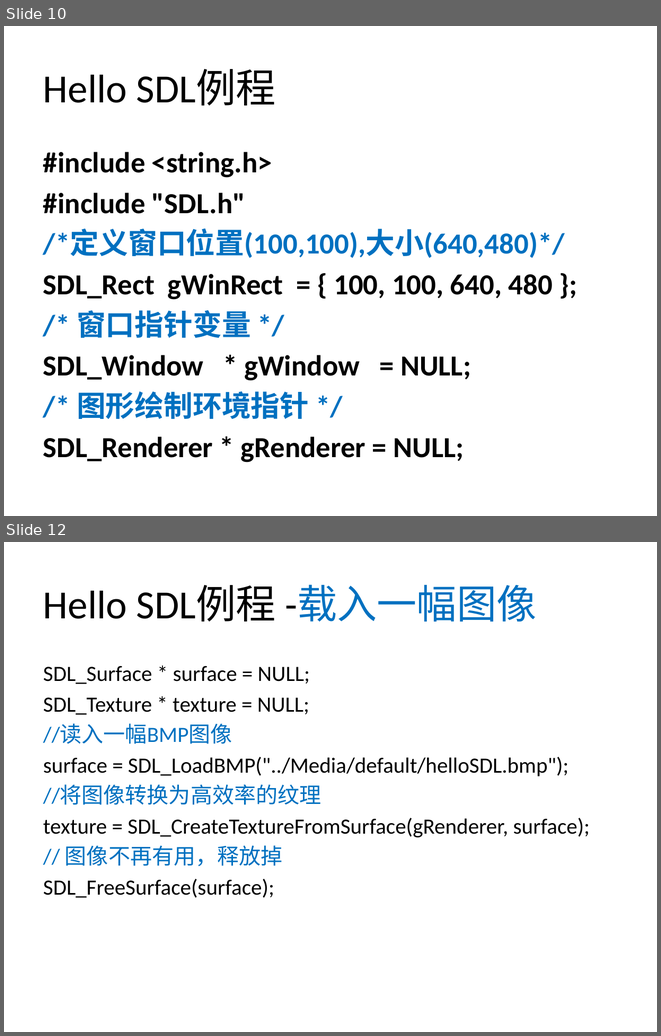
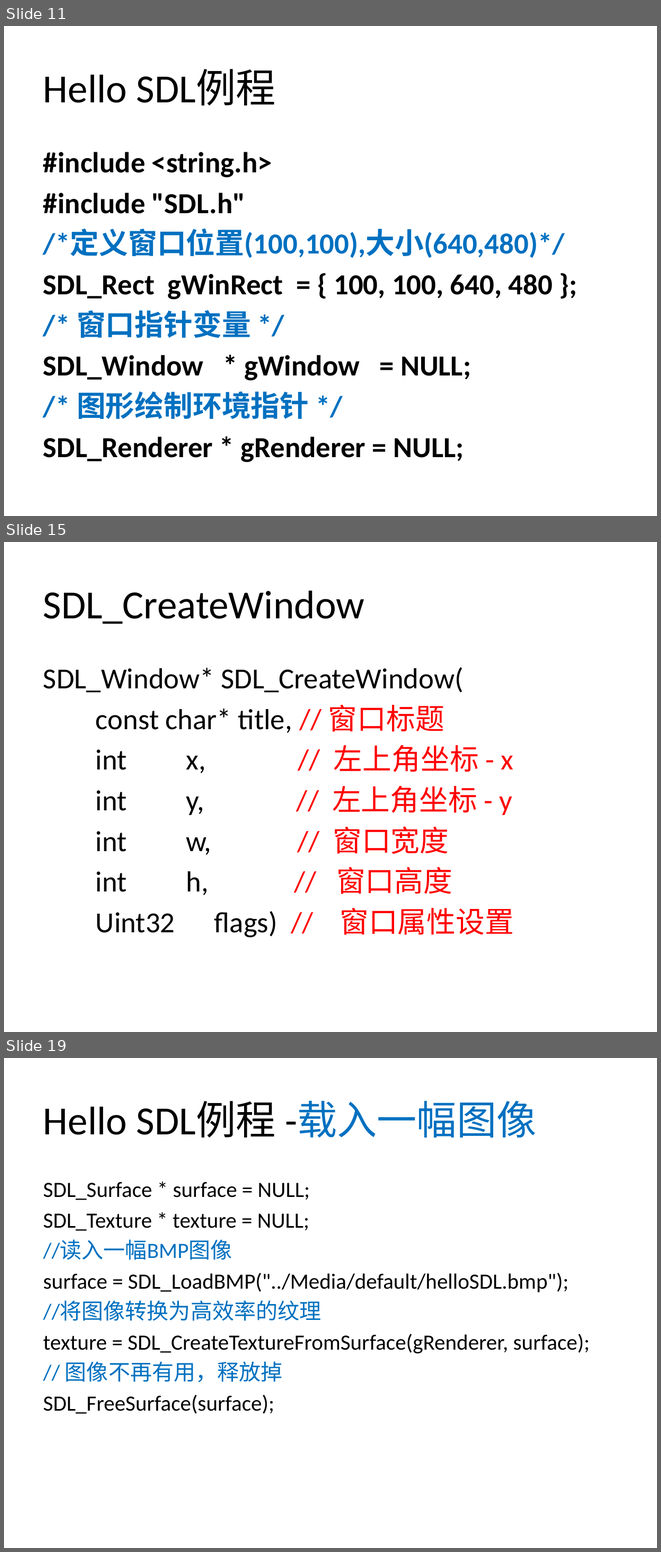
Before and after one commit to xinguo2015/SDL2Project2017, a slide deck: Tutorials/SDL2Tutorials.pptx. Shown one above the other, each under a label of ours: slides 10 and 12 before the commit, slides 11, 15 and 19 after it; the slides between them are not shown. The pictures are 661x1036 and 661x1552 pixels, drawn with LibreOffice and Linux fonts; fonts in the diff are those of the drawing; background and template pictures are left out. Boxes give left, top, right and bottom in pixels: in the first picture for what was removed or moved away, otherwise in the second. Text is boxed around its words. In the diff, an @@ line names an element or a change of style, - is before the commit and + after.

```diff
--- a/Tutorials/SDL2Tutorials.pptx
+++ b/Tutorials/SDL2Tutorials.pptx
@@ slide 15 added at <box>4,542,657,1032</box>, background #FFFFFF @@
@@ title added at <box>43,590,364,624</box>, 44 pt, text #000000 @@
+SDL_CreateWindow
@@ text added at <box>43,667,514,937</box>, 32 pt, text #000000 @@
+SDL_Window* SDL_CreateWindow(
+const char* title, // 窗口标题
+int x, // 左上角坐标 - x
+int y, // 左上角坐标 - y
+int w, // 窗口宽度
+int h, // 窗口高度
+Uint32 flags) // 窗口属性设置
@@ what was slide 10 is now slide 11 @@
@@ what was slide 12 is now slide 19 @@
```
Also in this commit, not shown: 1 slide changed, 7 other slides added, 1 other file.
